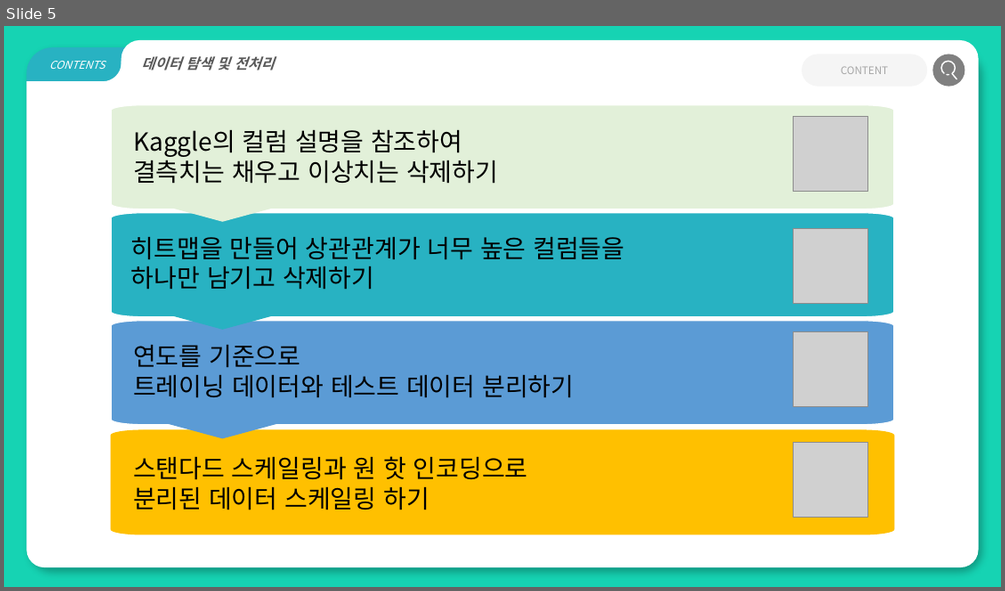
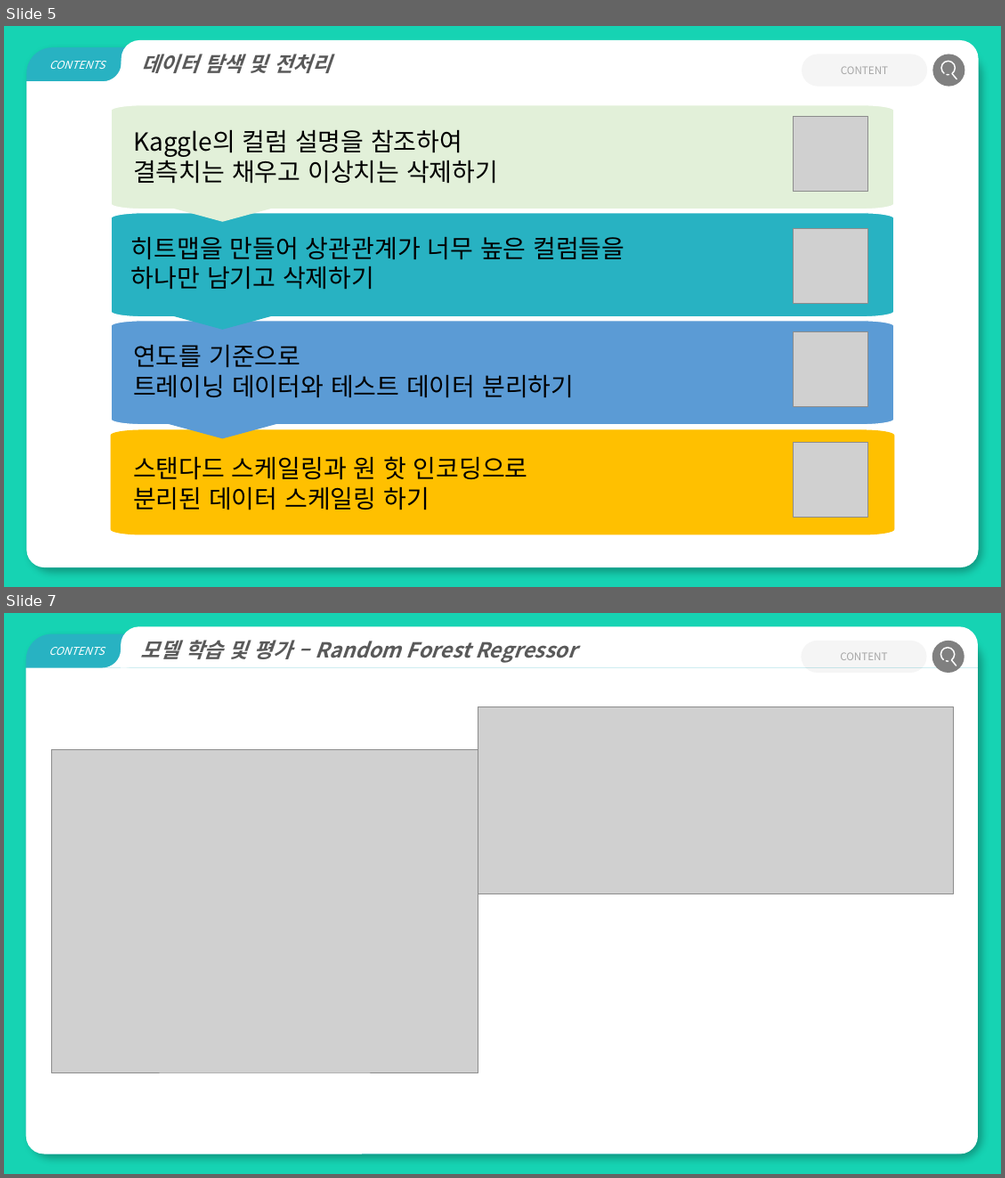
Before and after one commit to good-thing/life_exam, a slide deck: 특강 프로젝트 PPT.pptx. Shown one above the other, each under a label of ours: slide 5 before the commit, slides 5 and 7 after it; the slides between them are not shown. The pictures are 1005x591 and 1005x1178 pixels, drawn with LibreOffice and Linux fonts; fonts in the diff are those of the drawing; grey boxes stand for pictures. Boxes give left, top, right and bottom in pixels: in the first picture for what was removed or moved away, otherwise in the second. Text is boxed around its words. In the diff, an @@ line names an element or a change of style, - is before the commit and + after.

```diff
--- a/특강 프로젝트 PPT.pptx
+++ b/특강 프로젝트 PPT.pptx
@@ slide 7 added at [4,613,1001,1174], background #16D3B3 @@
@@ group added at [25,626,978,1153]: 3 round same rects, 2 arc (boxed as its full ellipse)s, 1 freeform shape, 1 text, 1 rounded rectangle, 1 ellipse, 1 line @@
+    모델 학습 및 평가 – Random Forest Regressor
+CONTENTS
+CONTENT
@@ picture added at [478,706,954,893] @@
@@ picture added at [51,749,478,1072] @@
@@ slide 5 changed as well @@
@@ round same rect "데이터 탐색 및 전처리" at [121,40,979,81]: size 14 to 20 pt @@
```
Also in this commit, not shown: 7 other slides changed, 2 other slides added, 1 other file.
